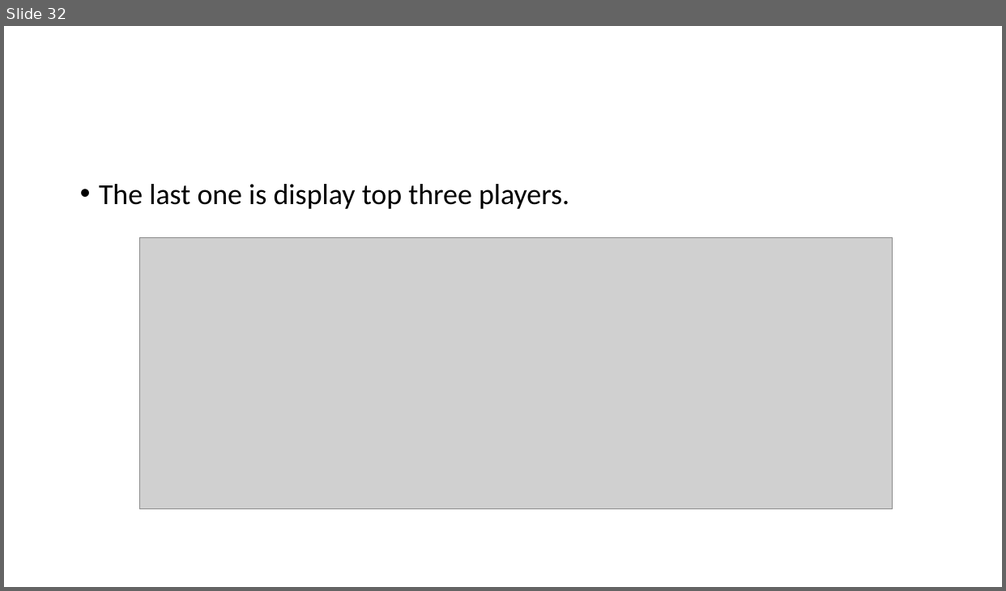
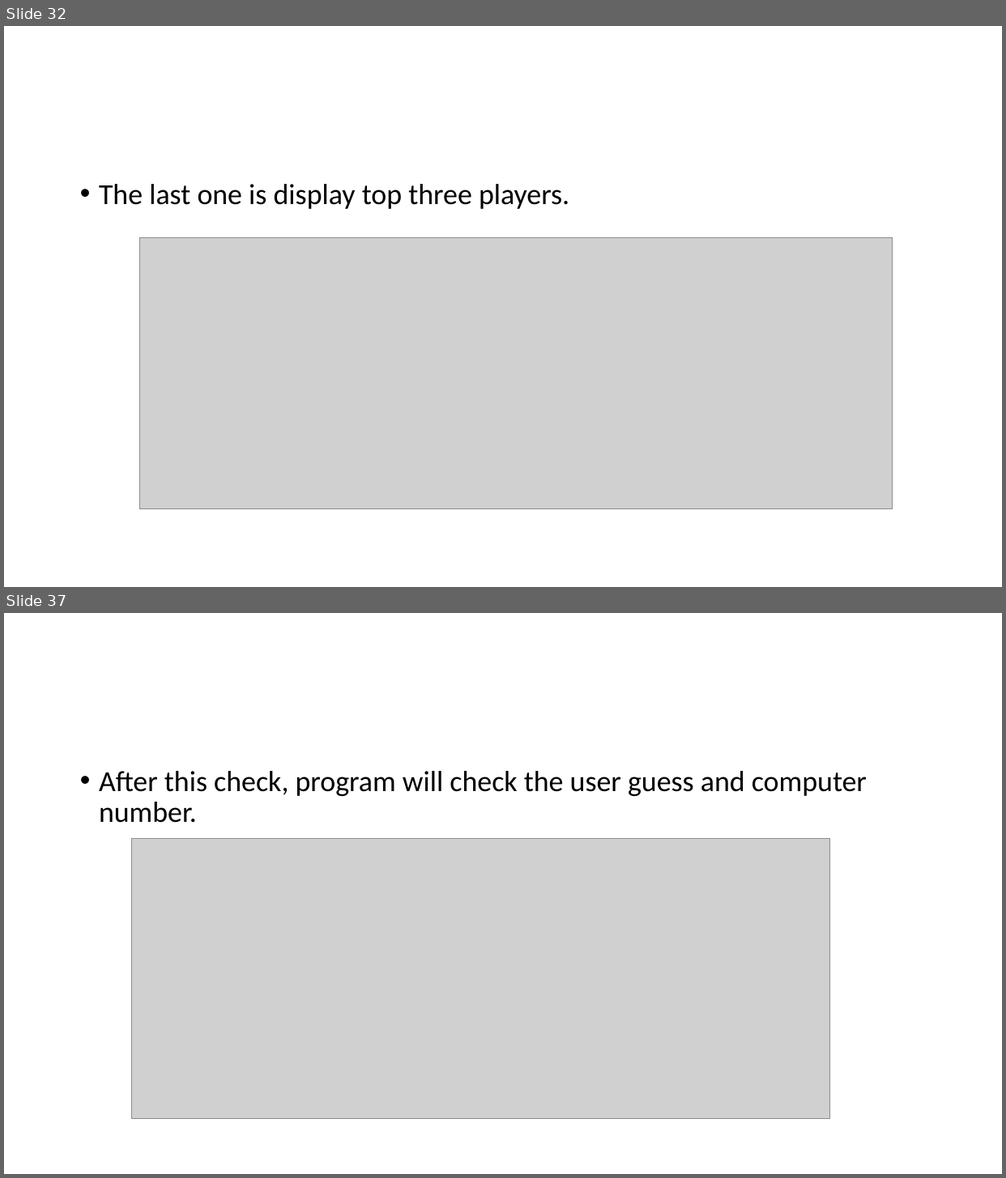
Before and after one commit to serteri/Guess_number, a slide deck: Slide/Terminal App_slide.pptx. Shown one above the other, each under a label of ours: slide 32 before the commit, slides 32 and 37 after it; the slides between them are not shown. The pictures are 1006x591 and 1006x1178 pixels, drawn with LibreOffice and Linux fonts; fonts in the diff are those of the drawing; grey boxes stand for pictures. Boxes give left, top, right and bottom in pixels: in the first picture for what was removed or moved away, otherwise in the second. Text is boxed around its words. In the diff, an @@ line names an element or a change of style, - is before the commit and + after.

```diff
--- a/Slide/Terminal App_slide.pptx
+++ b/Slide/Terminal App_slide.pptx
@@ slide 37 added at [4,613,1002,1174], background #FFFFFF @@
@@ text added at [99,771,867,823], 28 pt, text #000000 @@
+• After this check, program will check the user guess and computer number.
@@ picture added at [132,839,829,1119] @@
```
Also in this commit, not shown: 12 other slides added, 16 other files.
